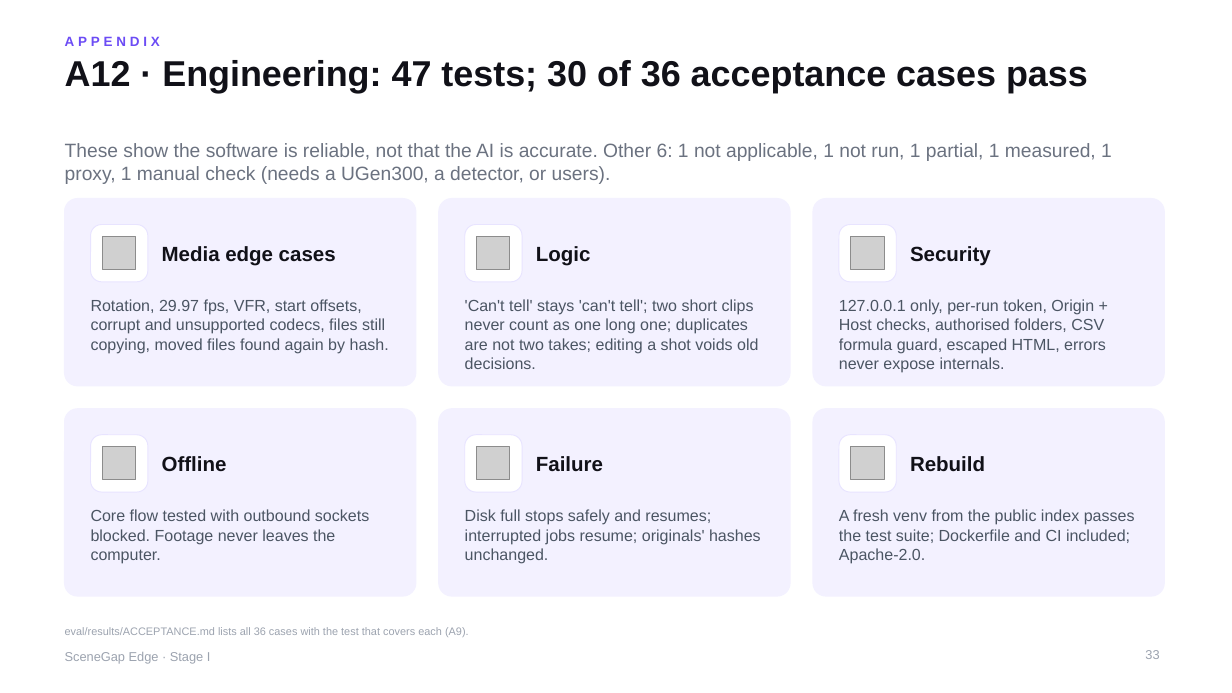
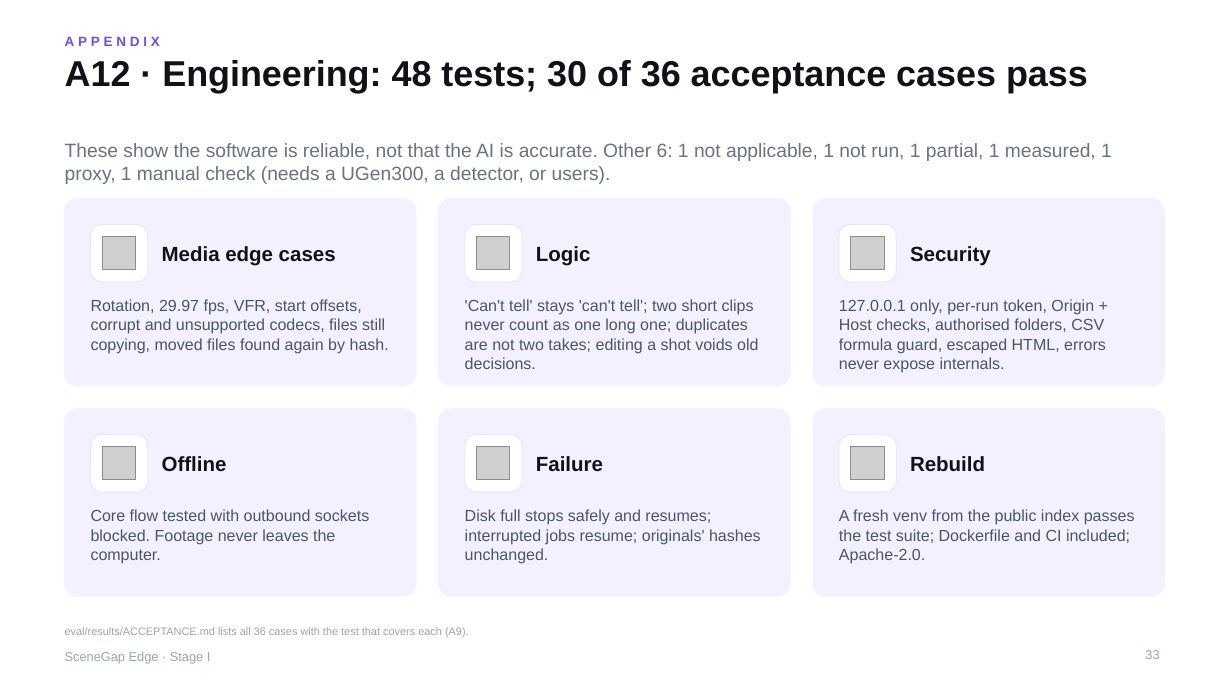
Before and after one commit to yu9bryan/scenegap-edge, a slide deck: slide 33 of docs/deck/SceneGapEdge_StageI_Proposal.pptx. Drawn at 1232x693 pixels with LibreOffice and Linux fonts; fonts in the diff are those of the drawing; grey boxes stand for pictures. Boxes give left, top, right and bottom in pixels: in the first picture for what was removed or moved away, otherwise in the second. Text is boxed around its words. In the diff, an @@ line names an element or a change of style, - is before the commit and + after.

```diff
--- a/docs/deck/SceneGapEdge_StageI_Proposal.pptx
+++ b/docs/deck/SceneGapEdge_StageI_Proposal.pptx
@@ title at <box>65,60,1088,93</box>: text changed @@
-A12 · Engineering: 47 tests; 30 of 36 acceptance cases pass
+A12 · Engineering: 48 tests; 30 of 36 acceptance cases pass
```
Also in this commit, not shown: 4 other slides changed, 9 other files.
